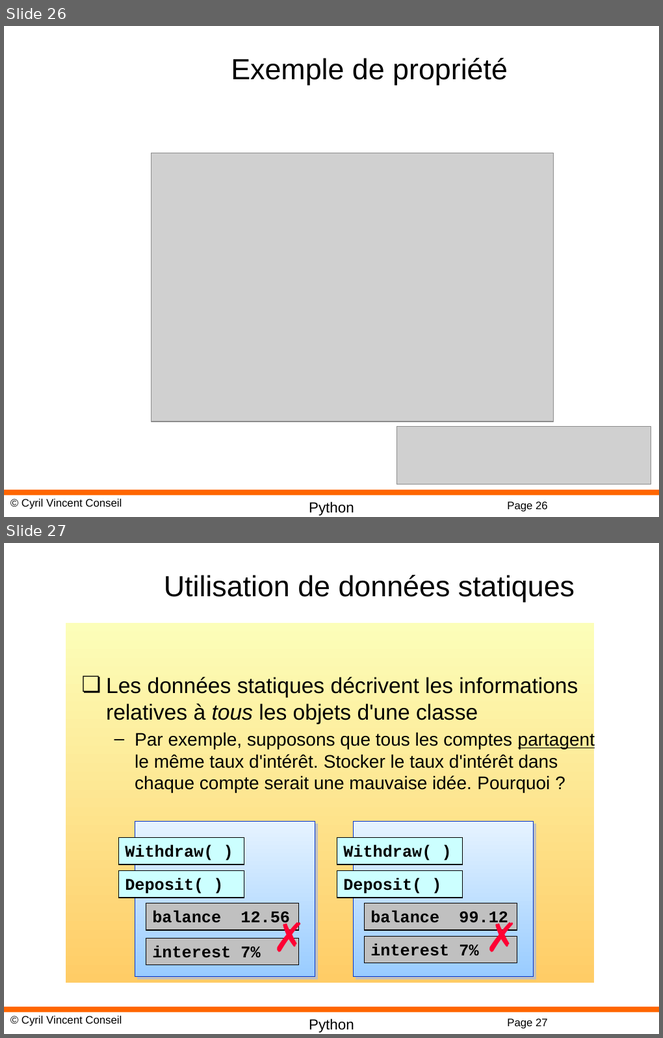
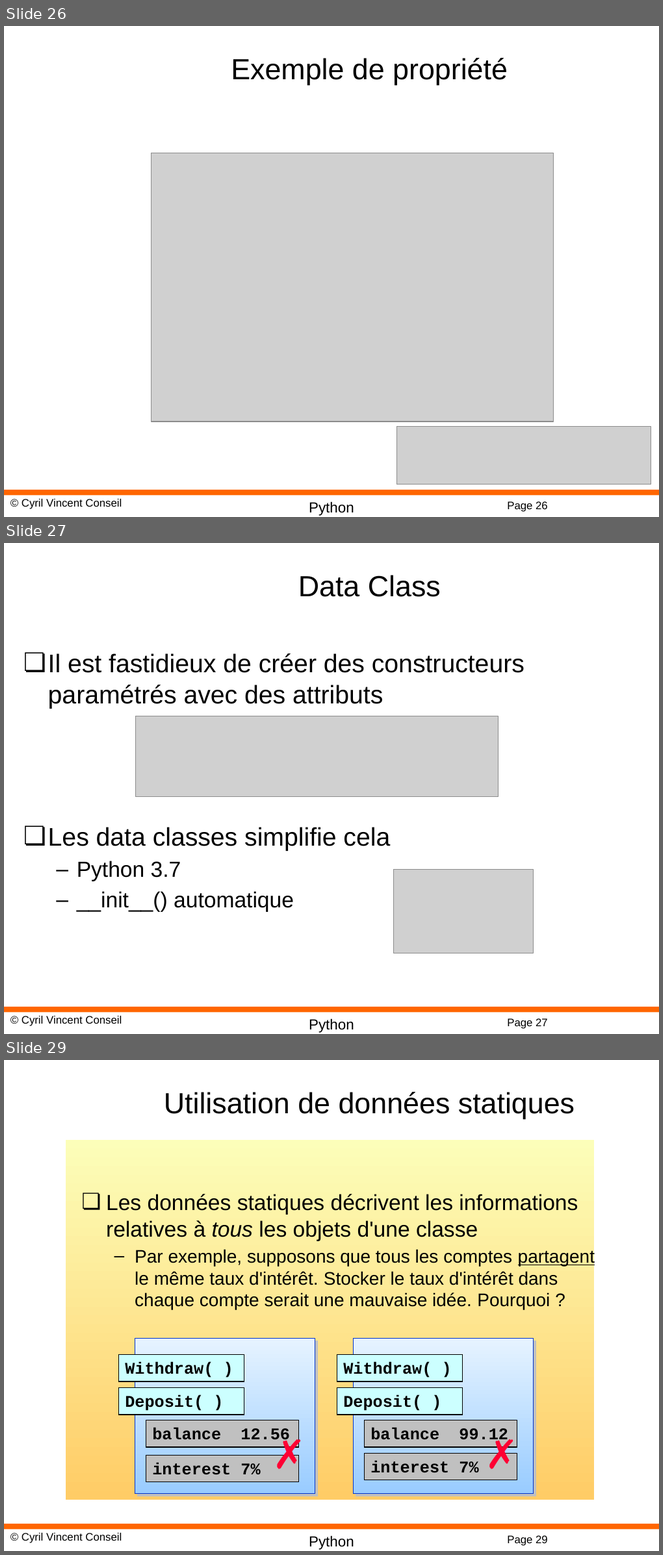
Before and after one commit to cyrilvincent/python-advanced, a slide deck: PPT/Python08-OO.pptx. Shown one above the other, each under a label of ours: slides 26 and 27 before the commit, slides 26, 27 and 29 after it; the slides between them are not shown. The pictures are 663x1038 and 663x1555 pixels, drawn with LibreOffice and Linux fonts; fonts in the diff are those of the drawing; grey boxes stand for pictures; background and template pictures are left out. Boxes give left, top, right and bottom in pixels: in the first picture for what was removed or moved away, otherwise in the second. Text is boxed around its words. In the diff, an @@ line names an element or a change of style, - is before the commit and + after.

```diff
--- a/PPT/Python08-OO.pptx
+++ b/PPT/Python08-OO.pptx
@@ slide 27 added at bbox=[4, 543, 659, 1034], background #FFFFFF; not listed: 4 template elements that a slide beside it also shows @@
@@ title added at bbox=[298, 575, 441, 597], 32 pt, text #000000 @@
+Data Class
@@ text added at bbox=[48, 653, 525, 912], 28 pt, text #000000 @@
+❏ Il est fastidieux de créer des constructeurs paramétrés avec des attributs
+❏ Les data classes simplifie cela
+  – Python 3.7
+  – __init__() automatique
@@ picture added at bbox=[136, 717, 499, 797] @@
@@ picture added at bbox=[393, 870, 533, 953] @@
@@ what was slide 27 is now slide 29 @@
@@ page number at bbox=[507, 1536, 548, 1546]: text changed @@
-Page 27
+Page 29
```
Also in this commit, not shown: 1 slide changed, 1 other slide added, 4 other files.
